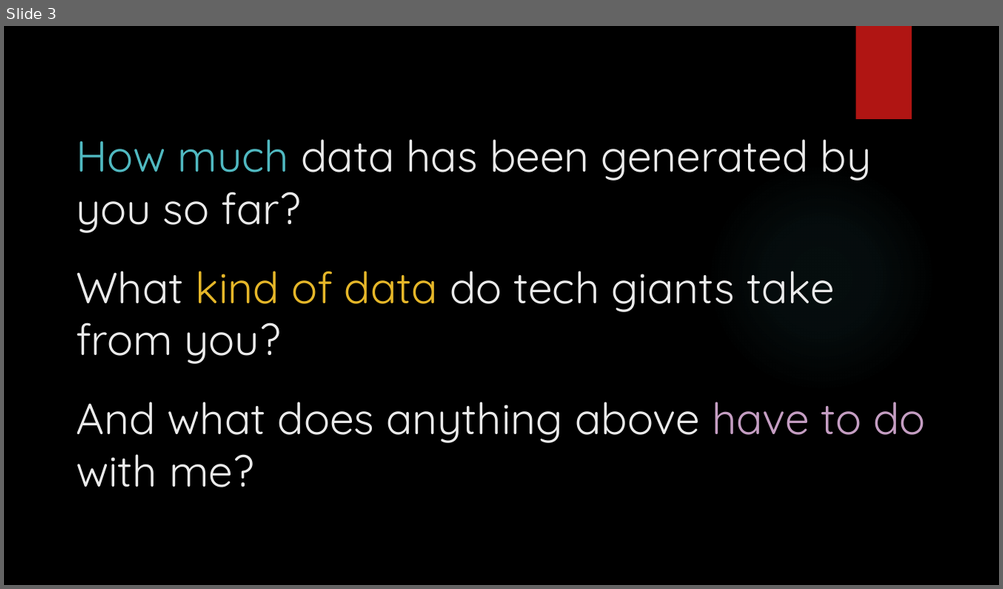
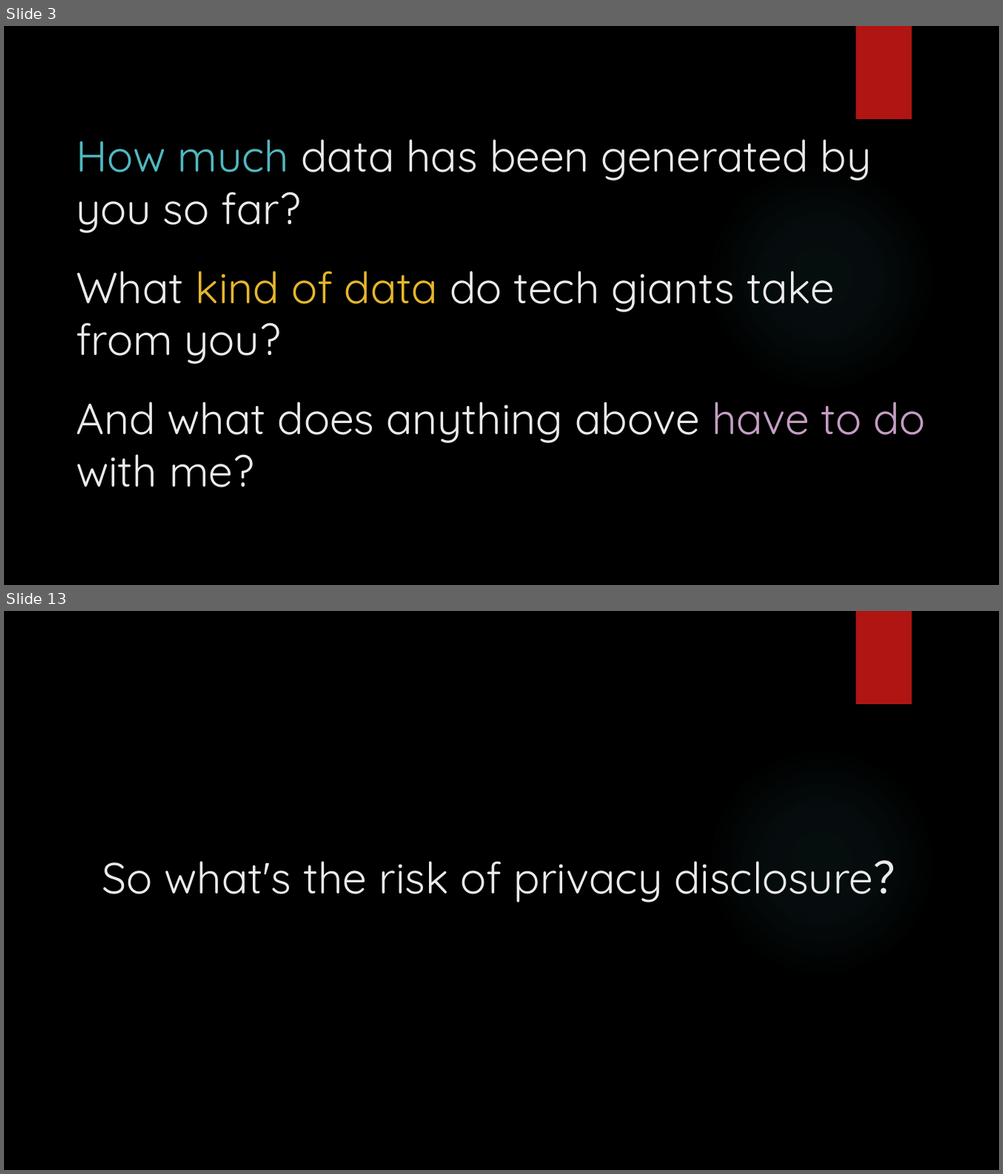
Before and after one commit to Puled/JustRandomFun, a slide deck: Privacy.pptx. Shown one above the other, each under a label of ours: slide 3 before the commit, slides 3 and 13 after it; the slides between them are not shown. The pictures are 1003x589 and 1003x1174 pixels, drawn with LibreOffice and Linux fonts; fonts in the diff are those of the drawing; background and template pictures are left out. Boxes give left, top, right and bottom in pixels: in the first picture for what was removed or moved away, otherwise in the second. Text is boxed around its words. In the diff, an @@ line names an element or a change of style, - is before the commit and + after.

```diff
--- a/Privacy.pptx
+++ b/Privacy.pptx
@@ slide 13 added at [4, 611, 999, 1170], background picture (left out); not listed: 2 template elements that a slide beside it also shows @@
@@ title added at [102, 860, 916, 903], 42 pt, text #EBEBEB @@
+So what's the risk of privacy disclosure？
```
Also in this commit, not shown: 11 slides changed, 9 other slides added.
